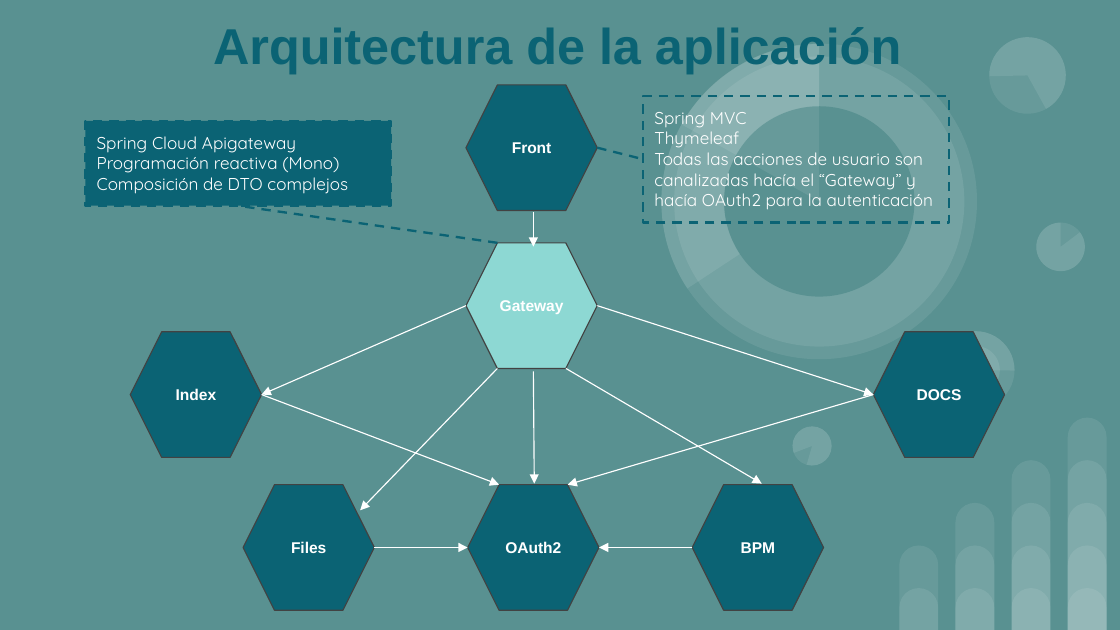
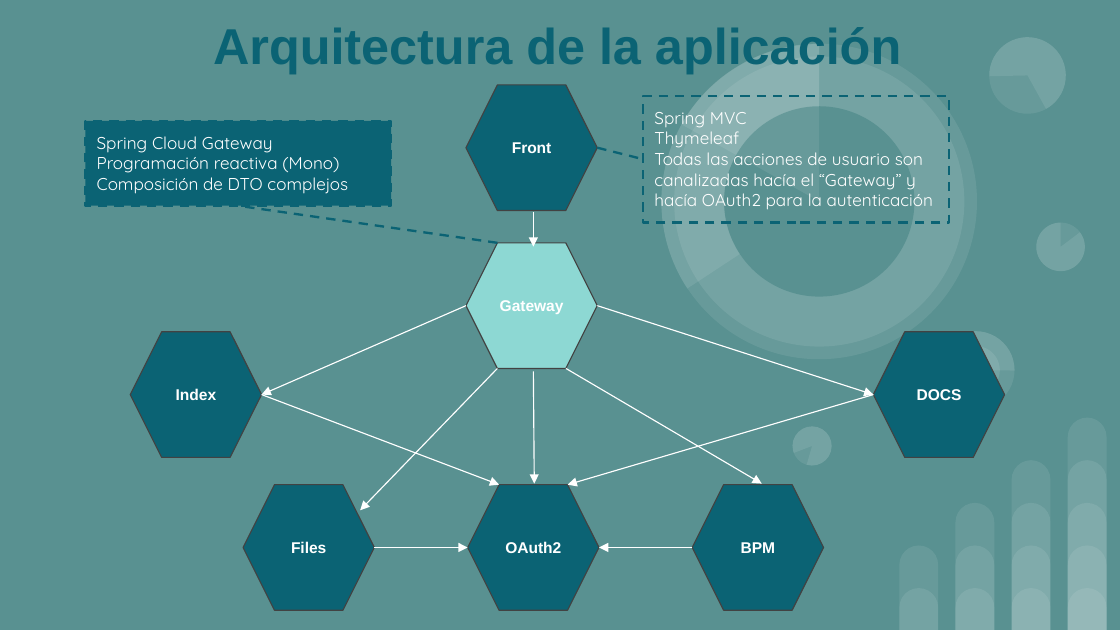
Before and after one commit to agat-prog/mca-filesmanagement-infrastructure, a slide deck: slide 6 of docs/Presentación-TFM-FIles_management_agat.pptx (slide 7 before the commit). Drawn at 1120x630 pixels with LibreOffice and Linux fonts; fonts in the diff are those of the drawing. Boxes give left, top, right and bottom in pixels: in the first picture for what was removed or moved away, otherwise in the second. Text is boxed around its words. In the diff, an @@ line names an element or a change of style, - is before the commit and + after.

```diff
--- a/docs/Presentación-TFM-FIles_management_agat.pptx
+++ b/docs/Presentación-TFM-FIles_management_agat.pptx
@@ text in rectangle at (x1=97, y1=136, x2=273, y2=153): text changed @@
-Spring Cloud Apigateway
+Spring Cloud Gateway
```
Also in this commit, not shown: 4 other slides changed, 6 slides removed, 2 other files.
